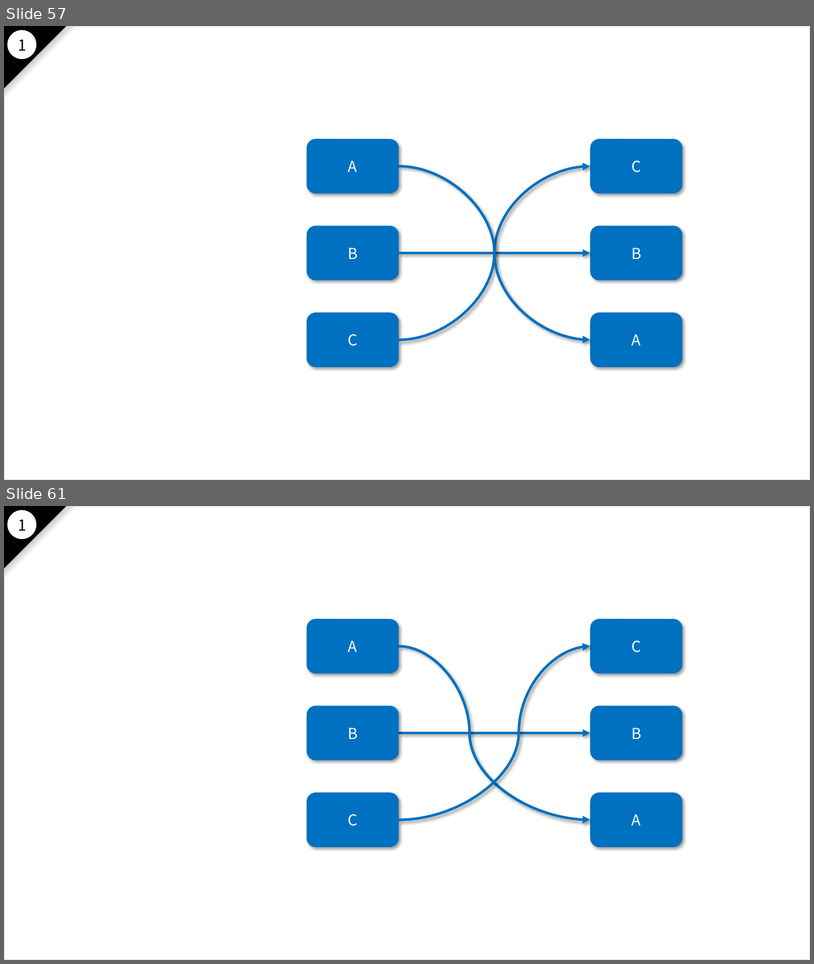
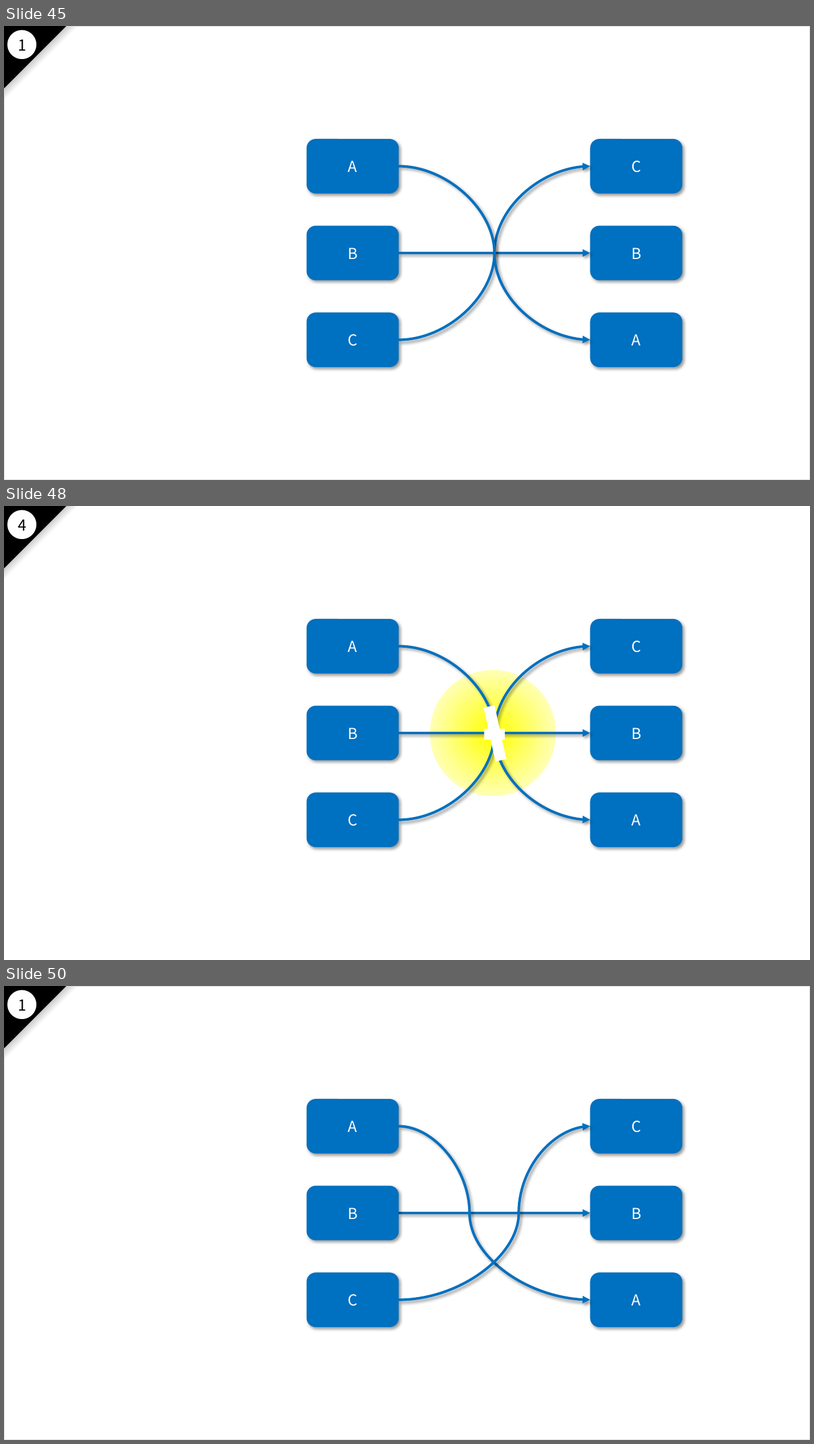
Before and after one commit to nakayama-kazuki/2021, a slide deck: pptx/power-punch-v2.pptx. Shown one above the other, each under a label of ours: slides 57 and 61 before the commit, slides 45, 48 and 50 after it; the slides between them are not shown. The pictures are 814x964 and 814x1444 pixels, drawn with LibreOffice and Linux fonts; fonts in the diff are those of the drawing; background and template pictures are left out. Boxes give left, top, right and bottom in pixels: in the first picture for what was removed or moved away, otherwise in the second. Text is boxed around its words. In the diff, an @@ line names an element or a change of style, - is before the commit and + after.

```diff
--- a/pptx/power-punch-v2.pptx
+++ b/pptx/power-punch-v2.pptx
@@ slide 48 added at (x1=4, y1=506, x2=810, y2=960), background #FFFFFF; not listed: 3 template elements that a slide beside it also shows @@
@@ text added at (x1=18, y1=519, x2=26, y2=531), 18 pt, text #000000 @@
+4
@@ rounded rectangle added at (x1=307, y1=619, x2=399, y2=673), fill #0070C0, 18 pt, text #FFFFFF @@
+A
@@ rounded rectangle added at (x1=591, y1=619, x2=683, y2=673), fill #0070C0, 18 pt, text #FFFFFF @@
+C
@@ curved arrow added from (399, 819) to (591, 646), #0070C0 3 pt @@
@@ curved arrow added from (399, 646) to (591, 819), #0070C0 3 pt @@
@@ ellipse added at (x1=431, y1=670, x2=557, y2=796), fill gradient #FFFF00 to #FFFFFF @@
@@ rounded rectangle added at (x1=307, y1=706, x2=399, y2=760), fill #0070C0, 18 pt, text #FFFFFF @@
+B
@@ rectangle added at (x1=485, y1=705, x2=507, y2=762), fill #FFFFFF @@
@@ rounded rectangle added at (x1=591, y1=706, x2=683, y2=760), fill #0070C0, 18 pt, text #FFFFFF @@
+B
@@ arrow added from (399, 733) to (591, 733), #0070C0 3 pt @@
@@ rectangle added at (x1=485, y1=729, x2=505, y2=739), fill #FFFFFF @@
@@ rounded rectangle added at (x1=307, y1=792, x2=399, y2=847), fill #0070C0, 18 pt, text #FFFFFF @@
+C
@@ rounded rectangle added at (x1=591, y1=792, x2=683, y2=847), fill #0070C0, 18 pt, text #FFFFFF @@
+A
@@ what was slide 57 is now slide 45 @@
@@ what was slide 61 is now slide 50 @@
```
Also in this commit, not shown: 27 slides changed, 5 other slides added, 16 slides removed.
